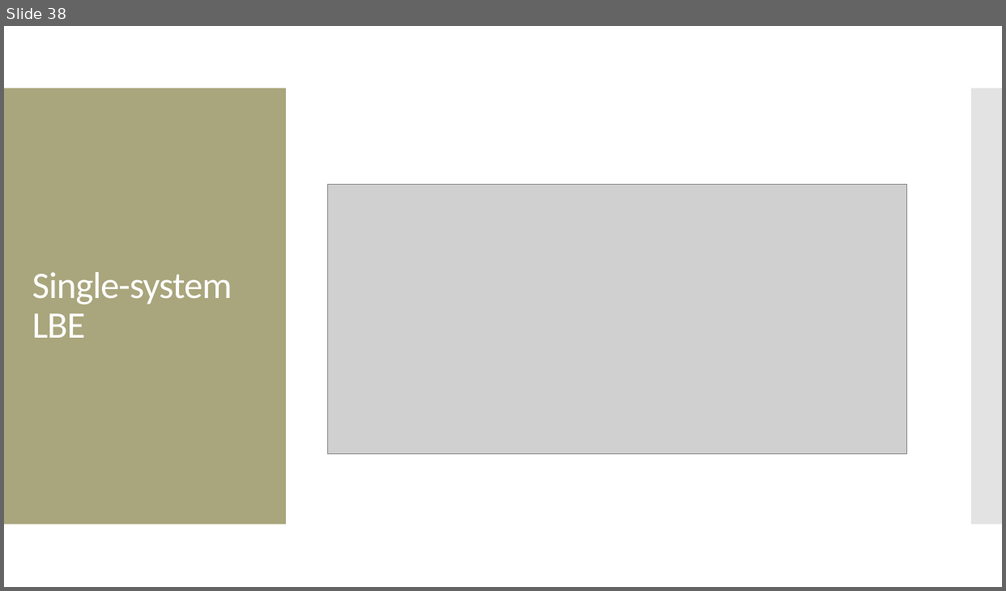
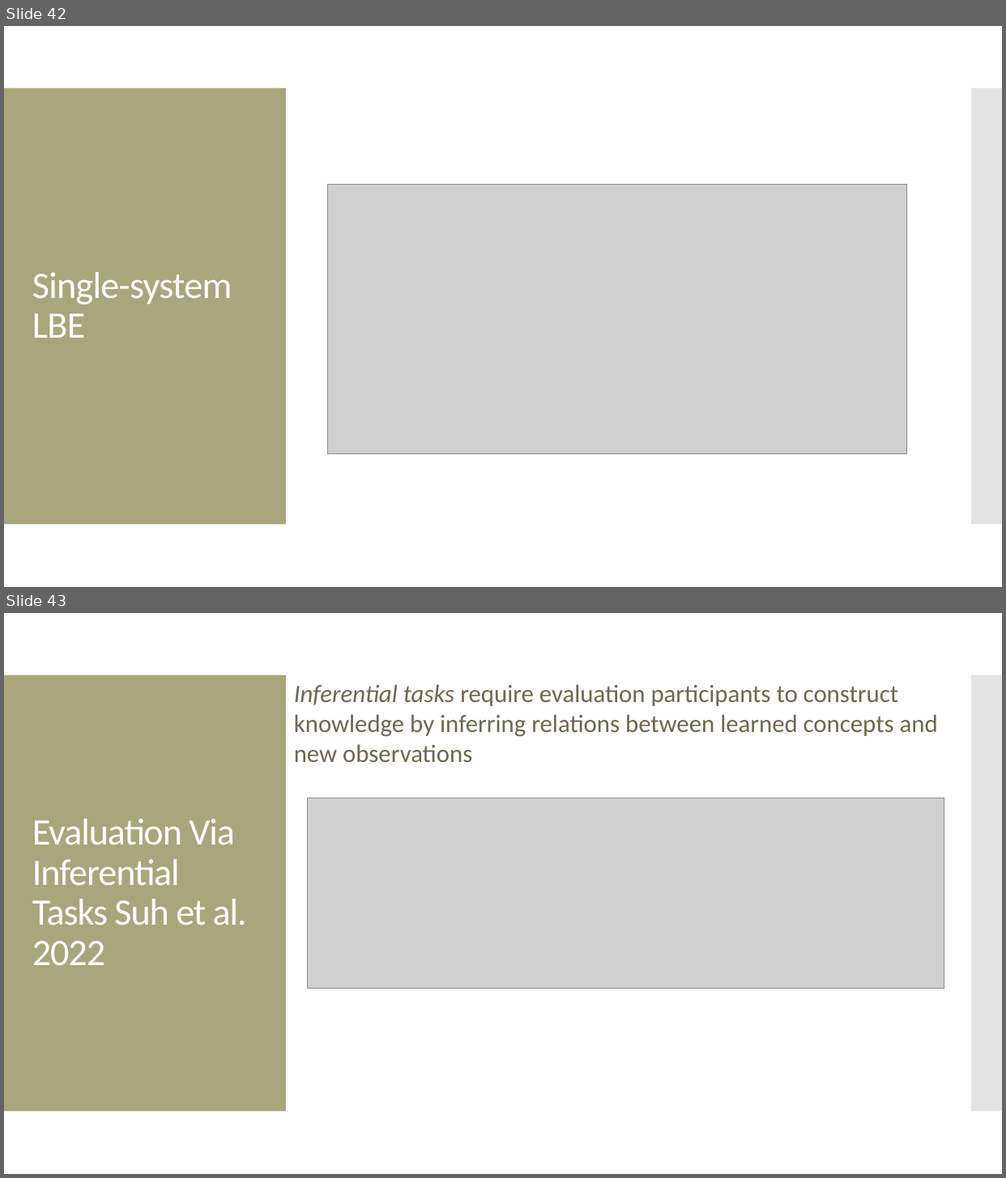
Before and after one commit to amosca01/SDS-CS235, a slide deck: slides/12-evaluation.pptx. Shown one above the other, each under a label of ours: slide 38 before the commit, slides 42 and 43 after it. The pictures are 1006x591 and 1006x1178 pixels, drawn with LibreOffice and Linux fonts; fonts in the diff are those of the drawing; grey boxes stand for pictures. Boxes give left, top, right and bottom in pixels: in the first picture for what was removed or moved away, otherwise in the second. Text is boxed around its words. In the diff, an @@ line names an element or a change of style, - is before the commit and + after.

```diff
--- a/slides/12-evaluation.pptx
+++ b/slides/12-evaluation.pptx
@@ slide 43 added at (4,613,1002,1174), background #FFFFFF; not listed: 2 template elements that a slide beside it also shows @@
@@ text added at (294,684,938,762), 24 pt, text #6F664C @@
+Inferential tasks require evaluation participants to construct knowledge by inferring relations between learned concepts and new observations
@@ picture added at (308,798,944,988) @@
@@ text added at (32,819,247,965), 36 pt, text #FFFFFF @@
+Evaluation Via Inferential Tasks Suh et al. 2022
@@ what was slide 38 is now slide 42 @@
```
Also in this commit, not shown: 12 slides changed, 9 other slides added, 4 slides removed, 9 other files.
